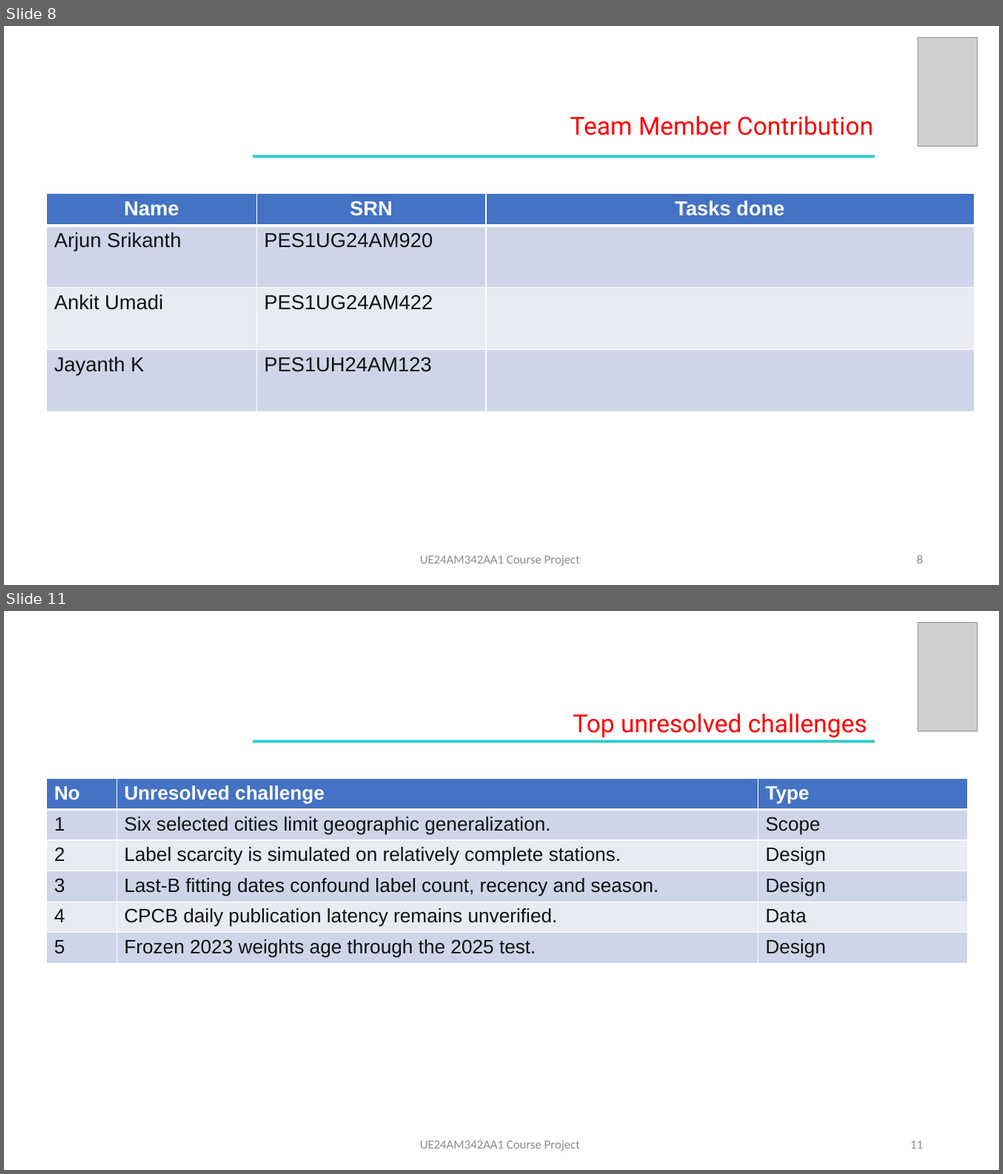
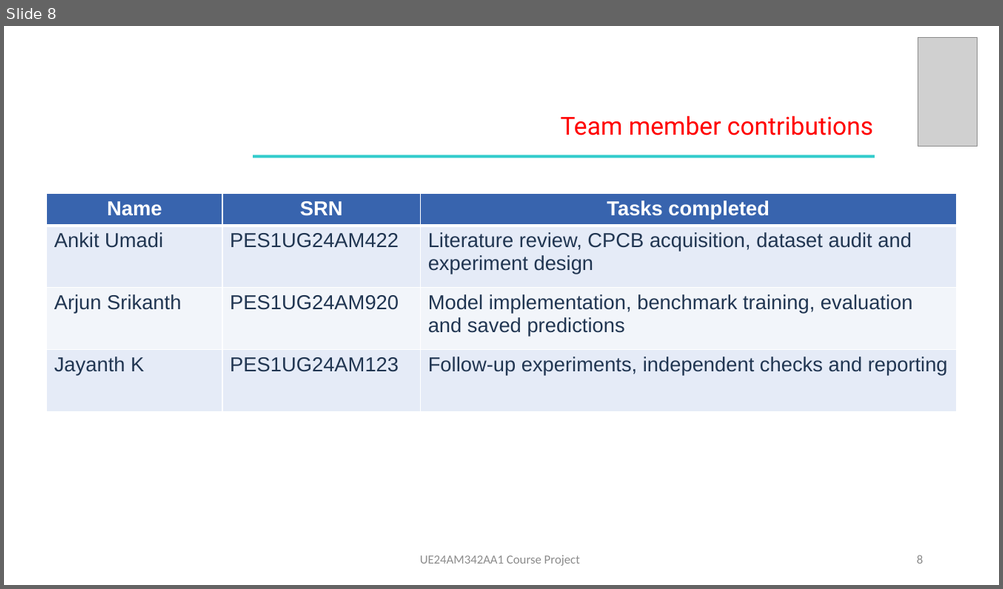
Before and after one commit to arjunsrikanthh/afml-course-project, a slide deck: slides/AFML_Final_Presentation.pptx. Shown one above the other, each under a label of ours: slides 8 and 11 before the commit, slide 8 after it; the slides between them are not shown. The pictures are 1003x1174 and 1003x589 pixels, drawn with LibreOffice and Linux fonts; fonts in the diff are those of the drawing; grey boxes stand for pictures. Boxes give left, top, right and bottom in pixels: in the first picture for what was removed or moved away, otherwise in the second. Text is boxed around its words. In the diff, an @@ line names an element or a change of style, - is before the commit and + after.

```diff
--- a/slides/AFML_Final_Presentation.pptx
+++ b/slides/AFML_Final_Presentation.pptx
@@ slide 11 removed at [4, 611, 999, 1170], background #FFFFFF @@
@@ picture removed at [918, 623, 978, 731] @@
@@ text removed at [572, 713, 867, 738] @@
-Top unresolved challenges
@@ rectangle removed at [253, 740, 874, 743] @@
@@ table removed at [46, 779, 967, 1105], 6 rows, 3 columns @@
-No | Unresolved challenge | Type
-1 | Six selected cities limit geographic generalization. | Scope
-2 | Label scarcity is simulated on relatively complete stations. | Design
-3 | Last-B fitting dates confound label count, recency and season. | Design
-4 | CPCB daily publication latency remains unverified. | Data
-5 | Frozen 2023 weights age through the 2025 test. | Design
@@ text removed at [420, 1140, 580, 1151] @@
-UE24AM342AA1 Course Project
@@ page number removed at [910, 1141, 922, 1149] @@
-11
@@ slide 8 changed as well @@
@@ text at [560, 116, 873, 136]: text changed @@
-Team Member Contribution
+Team member contributions
@@ table at [46, 194, 956, 466] @@
-row 1, column 3: Tasks done
+row 1, column 3: Tasks completed
-row 2: Arjun Srikanth | PES1UG24AM920 | 
+row 2: Ankit Umadi | PES1UG24AM422 | Literature review, CPCB acquisition, dataset audit and experiment design
-row 3: Ankit Umadi | PES1UG24AM422 | 
+row 3: Arjun Srikanth | PES1UG24AM920 | Model implementation, benchmark training, evaluation and saved predictions
-row 4, column 2: PES1UH24AM123
+row 4, column 2: PES1UG24AM123
-row 4, column 3: 
+row 4, column 3: Follow-up experiments, independent checks and reporting
@@ fill #4472C4 to #3864AE in row 1 @@
@@ fill #CFD5EA to #E5EBF7 in 6 cells @@
@@ fill #E9EBF5 to #F2F5FA in row 3 @@
@@ text colour #111111 to #203551 in "Jayanth K" @@
@@ table: place and size @@
-table at [46, 194, 973, 462]
+table at [46, 194, 956, 466]
```
Also in this commit, not shown: 5 other slides changed, 8 slides added, 5 other slides removed, 35 other files.
